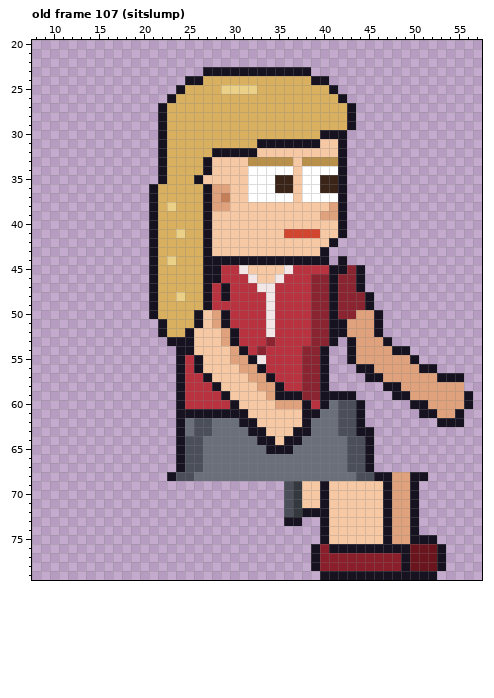
One commit to this pixel-art file: sprites/clients/client_karen_right_anim.aseprite. The picture above is the old version.
64x80 pixels, 129 frames. Colours within 5 levels of each other are drawn and written as one. Shown: old frame 107 (sitslump): x 8..57, y 20..79. The commit also changed other frames, which this record leaves out.
The result:
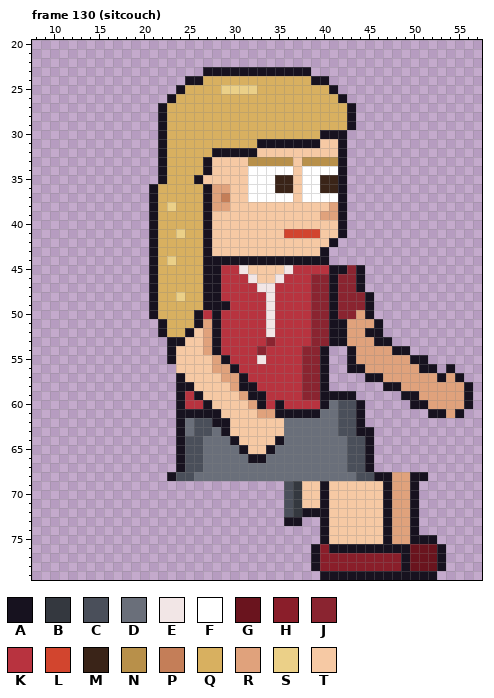
Palette (. is transparent): A #17121f  B #34383f  C #4a4f5a  D #6a6f7a  E #f2e6e6  F #ffffff  G #6a141e  H #8a1e2a  J #8a2430  K #b8333f  L #d2452e  M #3a2418  N #b8904a  P #c47e58  Q #d8b060  R #e0a27c  S #ebd088  T #f6c9a4
A new or re-ordered frame is compared with the old frame closest to it.
The edit:
frames 129 -> 135
--- frame 130 (sitcouch) is new; against old frame 107 (sitslump), layers "Near Arm", "Back Arm"
@@ x 8..57 @@
 43 .............AQQQQQATTTTTTTTTTTTA.................
-44 .............AQSQQQAAAAAAAAAAAAAA.A...............
+44 .............AQSQQQAAAAAAAAAAAAAA.................
 45 .............AQQQQQAAKKETTTTEKKKKAAJA.............
 46 .............AQQQQQAAKKKETTEKKKJJAJJA.............
-47 .............AQQQQQAKAKKKEEKKKKJJAJJA.............
-48 .............AQQSQQAKAKKKKEKKKKJJAJJJA............
-49 .............AQQQQQAKKKKKKEKKKKJJAJJJA............
-50 .............AQQQQATRAKKKKEKKKKJJAJJRRA...........
-51 ..............AQQQATRAKKKKEKKKKJJAARRRA...........
-52 ..............AQQATTTRAKKKEKKKKJJAARRRA...........
-53 ...............AAATTTRAKKKJKKKKJJA.ARRRA..........
-54 ................AATTTTRAKJKKKKJJA..ARRRRAA........
-55 ................AKATTTRRAEKKKKJJA..ARRRRRRA.......
-56 ................AKATTTTRRAKKKKJJA...AARRRRRAA.....
-57 ................AKKATTTTRRAKKKJJA....AARRRRRRAAA..
-58 ................AKKKATTTTRRAKKJJA......AARRRRRRR..
-59 ................AKKKKATTTTRAAAJJAAAA....AARRRRRRA.
-60 ................AKKKKKATTTTRRRAKADCCA.....AARRRRA.
-61 ................AAAAAAAATTTTTTAADDCCA......AARRA..
-62 ................ADCCDDDAATTTTTADDDCCA........AAA..
-63 ................ADCCDDDDAATTTAADDDCCAA............
-64 ................ACCDDDDDDAATAADDDDDCCA............
-65 ................ACCDDDDDDDAAADDDDDDCCA............
-66 ................ACCDDDDDDDDDDDDDDDDCCA............
+47 .............AQQQQQAAKKKKEEKKKKJJAJJA.............
+48 .............AQQSQQAAKKKKKEKKKKJJAJJJA............
+49 .............AQQQQQAAAKKKKEKKKKJJAJJJA............
+50 .............AQQQQAKAKKKKKEKKKKJJAJJRA............
+51 ..............AQQQARAKKKKKEKKKKJJAARRRA...........
+52 ..............AQQATRAKKKKKEKKKKJJAARRAA...........
+53 ...............AATTRAKKKKKJKKKKJJAARRRAA..........
+54 ...............ATTTRAKKKKJKKKKJJA..ARRRRAA........
+55 ...............ATTTTRAKKKEKKKKJJA..ARRRRRRAA......
+56 ................TTTTRRAKKKKKKKJJA..AARRRRRRAA.A...
+57 ................ATTTTRRAKKKKKKJJA....AARRRRRRARA..
+58 ................AATTTTRAAKKKKKJJA......AARRRRRRRA.
+59 ................AKATTTTRAAKKKKJJAAAA.....AARRRRRA.
+60 ................AKKATTTTRAKAKKKKADCCA.....AARRRRA.
+61 ................AAAAATTTTRRAAAAADDCCA.......AARA..
+62 ................ADCCAATTTTTTDDDDDDCCA.............
+63 ................ADCCDATTTTTTDDDDDDCCAA............
+64 ................ACCDDDATTTTADDDDDDDCCA............
+65 ................ACCDDDDATTADDDDDDDDCCA............
+66 ................ACCDDDDDAADDDDDDDDDCCA............
 67 ................ACCDDDDDDDDDDDDDDDDCCA............
Where, in picture pixels (left, top, right, bottom), the same in both pictures:
erased: (338, 256, 347, 265)
changed: (167, 283, 473, 463)
